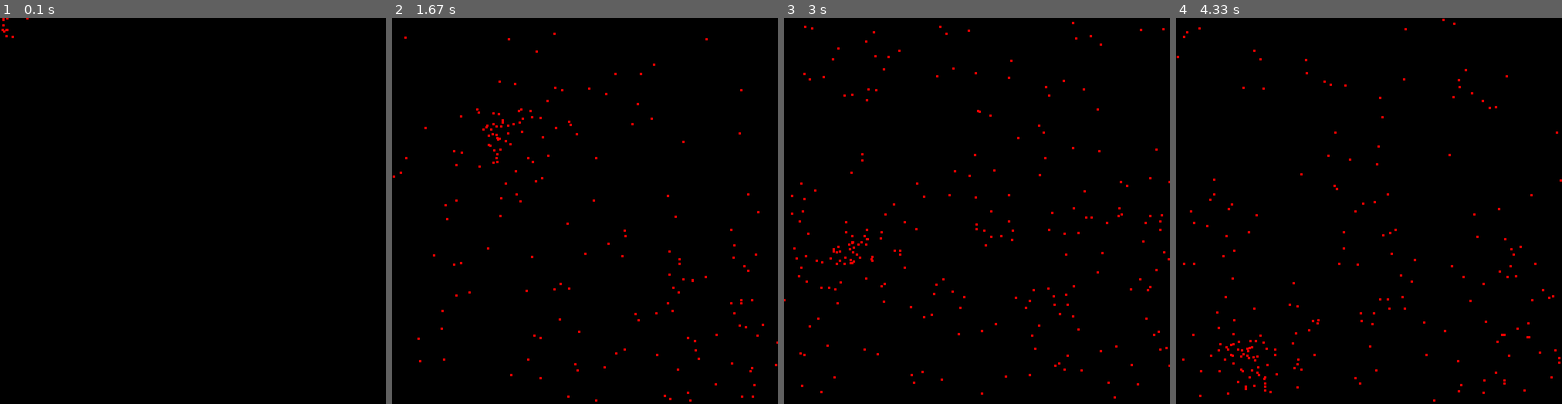
Above: before the commit, frames 1-4 (left to right).
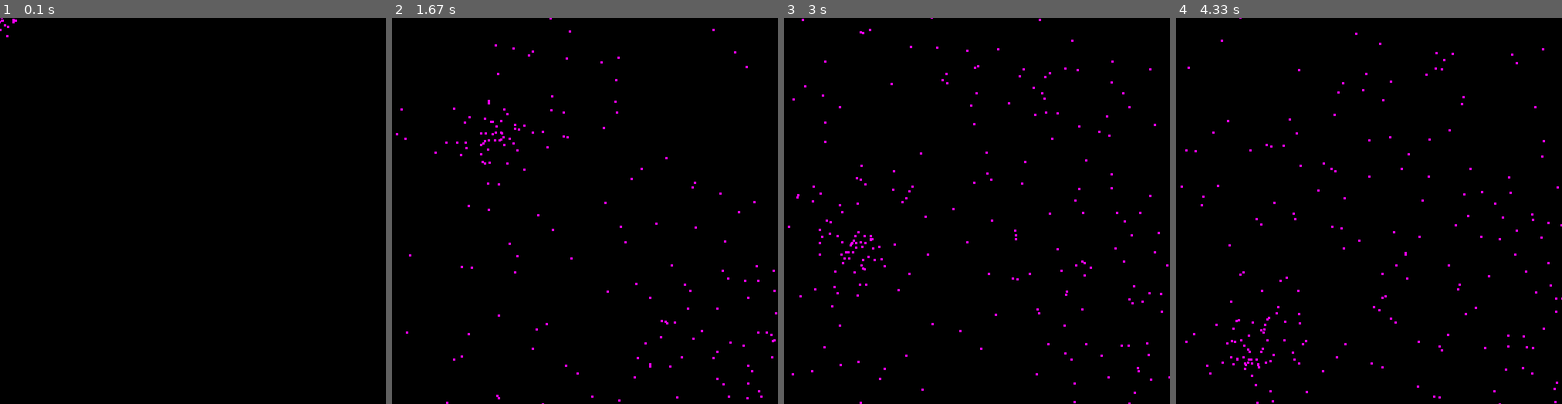
Above: after the commit, the same moments.

Repository: enbyte/blastoise
Game: pygame game, started from particles.py
Two runs of this game, one before a commit and one after it. Both use one fixed random seed, a clock stepped at 60 frames per second and the inputs below.
Inputs (mouse positions are in pixels of both pictures, inside the frame that each line leads up to):
- Up to frame 1 (0.1 s): no input
- Up to frame 2 (1.67 s): click (585, 211) at 0.38 s; click (623, 295) at 0.72 s; click (727, 346) at 1.05 s; click (492, 133) at 1.38 s
- Up to frame 3 (3 s): click (977, 257) at 1.72 s; click (922, 129) at 2.05 s; click (1112, 311) at 2.38 s; click (849, 249) at 2.72 s
- Up to frame 4 (4.33 s): click (1257, 137) at 3.05 s; click (1276, 280) at 3.38 s; click (1507, 299) at 3.72 s; click (1253, 353) at 4.05 s

The runs differ from the first frame. In frame 1, less than 0.1% of the frame differs, in the area x 0-8%, y 0-6%; in frame 2, 1.2%; in frame 3, 1.6%, in the area x 0-100%, y 0-100%; in frame 4, 1.5%.

Commit message:
add tilemap collision detection of point

Diff:
--- a/particles.py
+++ b/particles.py
@@ -112,6 +112,9 @@
 
 def main():
     red_particle = ColoredParticle((255, 0, 0))
+    blue_particle = ColoredParticle((0, 0, 255))
+    green_particle = ColoredParticle((0, 255, 0))
+    purple_particle = ColoredParticle((255, 0, 255))
 
     particle_system = ParticleSystem(red_particle, max_particles=1000, kill_after=100)
 
@@ -130,7 +133,11 @@
 
         mouse_pos = pygame.mouse.get_pos()
         for i in range(5):
-            particle_system.add_particle(red_particle, *mouse_pos, random.randint(0, 360), random.randint(3, 10))
+            particle = purple_particle
+            direction = random.randint(0, 360)
+            speed = random.randint(3, 10)
+
+            particle_system.add_particle(particle, *mouse_pos, direction, speed)
 
         particle_system.draw(screen)
 
--- a/tilemap.py
+++ b/tilemap.py
@@ -28,9 +28,11 @@
     def draw(self, surface, x, y):
         pass
 class Tilemap:
-    def __init__(self, matrix_path, tileset, tile_size=(32, 32)):
+    def __init__(self, matrix_path, tileset, position, tile_size=(32, 32)):
 
         self.matrix = load_matrix(matrix_path)
+
+        self.x, self.y = position
 
         self.tile_width = len(self.matrix[0]) # the number of tiles there are in the width
         self.tile_height = len(self.matrix)
@@ -48,11 +50,28 @@
     def get_tileset_index(self, tile):
         return self.tileset.index(tile)
 
-    def draw(self, surface, x, y):
-        cached_x = x
+    def draw(self, surface):
+        x, y = self.x, self.y
         for row in self.matrix:
             for tile in row:
                 tile.draw(surface, x, y)
                 x += self.tile_size[0]
-            x = cached_x
+            x = self.x
             y += self.tile_size[1]
+
+    def get_tile_coordinates_at_point(self, worldspace_x, worldspace_y):
+        offset_x, offset_y = worldspace_x - self.x, self.y - worldspace_y
+
+        if offset_x >= self.width or offset_y >= self.height:
+            return None
+
+        tile_offset_x, tile_offset_y = offset_x // self.tile_size[0], offset_y // self.tile_size[1]
+
+        return tile_offset_x, tile_offset_y
+
+
+    def get_tile_at_point(self, worldspace_x, worldspace_y):
+        # return the tile at the given point
+
+        tile_offset = self.get_tile_coordinates_at_point(worldspace_x, worldspace_y)
+        return (self.matrix[tile_offset[1]][tile_offset[0]] if tile_offset is not None else None)
